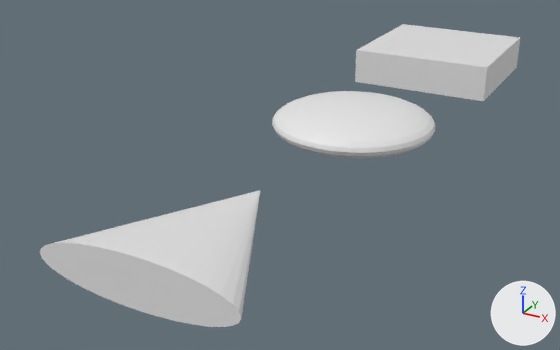
A saved change to the Blender file Assets/Art/3d/Ships.blend.
The view is the same before and after, from a 50 mm camera at (3.56, -8.35, 3.25) aimed at (-0.68, -0.64, -0.61). The axes (+X, +Y, +Z) are drawn at lower right. The lights are the same throughout.

The first picture shows 'EnemyFast', 'EnemyNormal', 'EnemyStrong'.
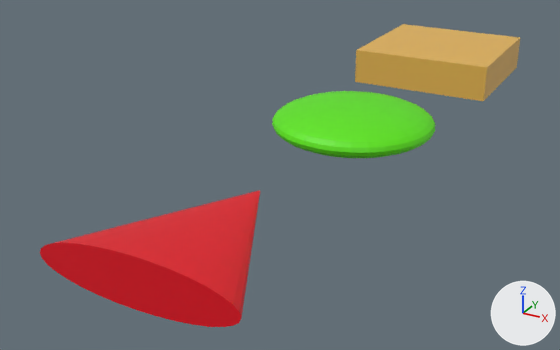
Edits to the scene script, one JSON object a line:
```json
{"op": "add", "block": "mat_enemyfast", "code": ["mat_enemyfast = principled_material('EnemyFast')", "mat_enemyfast.base_color = (0.8, 0.0, 0.0114)  # red #e7001c"]}
{"op": "add", "block": "mat_enemynormal", "code": ["mat_enemynormal = principled_material('EnemyNormal')", "mat_enemynormal.base_color = (0.109, 0.8, 0.0)  # green #5de700"]}
{"op": "add", "block": "mat_enemystrong", "code": ["mat_enemystrong = principled_material('EnemyStrong')", "mat_enemystrong.base_color = (0.8, 0.465, 0.0852)  # orange #e7b652", "mat_enemystrong.roughness = 0.4"]}
{"block": "me_cube", "where": "me_cube.from_pydata(...)  # 8 vertices, 6 faces; spans x -1.0..1.0, y -1.0..1.0, z -1.0..1.0"}
{"op": "remove", "block": "me_cube", "code": "me_cube.materials.append(mat_material)  # white #e7e7e7"}
{"op": "add", "block": "me_cube", "code": "me_cube.materials.append(mat_enemystrong)  # orange #e7b652"}
{"block": "me_sphere", "where": "me_sphere.from_pydata(...)  # 482 vertices, 512 faces; spans x -1.0..1.0, y -1.0..1.0, z -1.0..1.0"}
{"op": "add", "block": "me_sphere", "code": "me_sphere.materials.append(mat_enemynormal)  # green #5de700"}
{"block": "me_cone", "where": "me_cone.from_pydata(...)  # 33 vertices, 33 faces; spans x -1.0..1.0, y -1.0..1.0, z -1.0..1.0"}
{"op": "add", "block": "me_cone", "code": "me_cone.materials.append(mat_enemyfast)  # red #e7001c"}
```

Changed parts and their boxes (x1, y1, x2, y2) in the pictures (560 x 350 px):
```json
{"object": "EnemyFast", "change": "recoloured", "before": [40, 190, 260, 327], "after": [40, 190, 260, 327], "on screen": "white to red"}
{"object": "EnemyStrong", "change": "recoloured", "before": [355, 24, 520, 101], "after": [355, 24, 520, 101], "on screen": "white to orange"}
{"object": "EnemyNormal", "change": "recoloured", "before": [272, 91, 436, 158], "after": [272, 91, 436, 158], "on screen": "white to green"}
```
